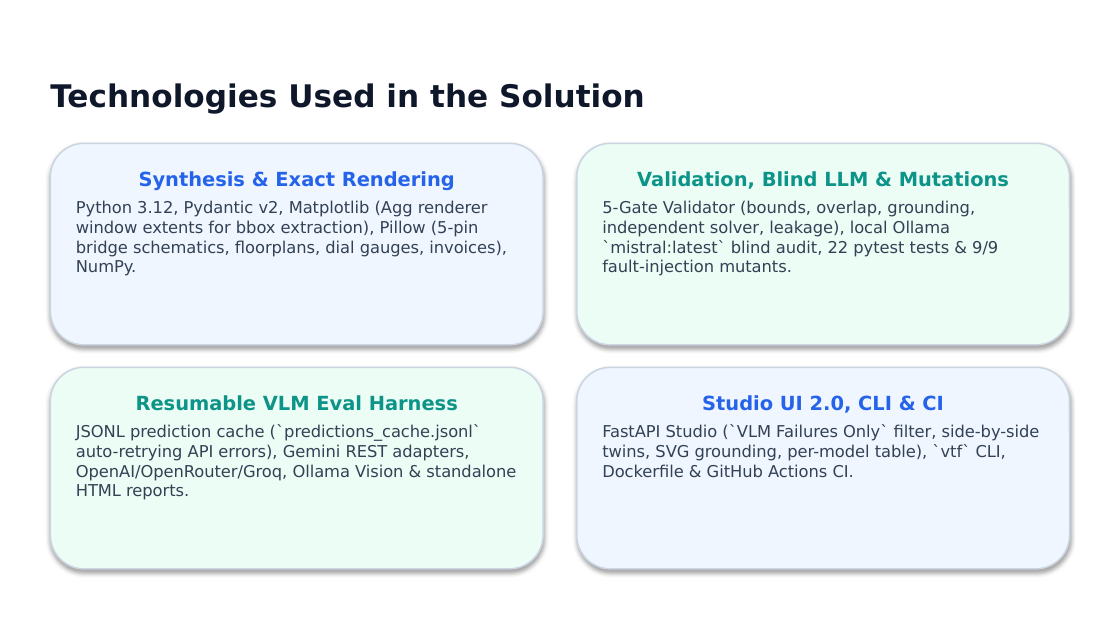
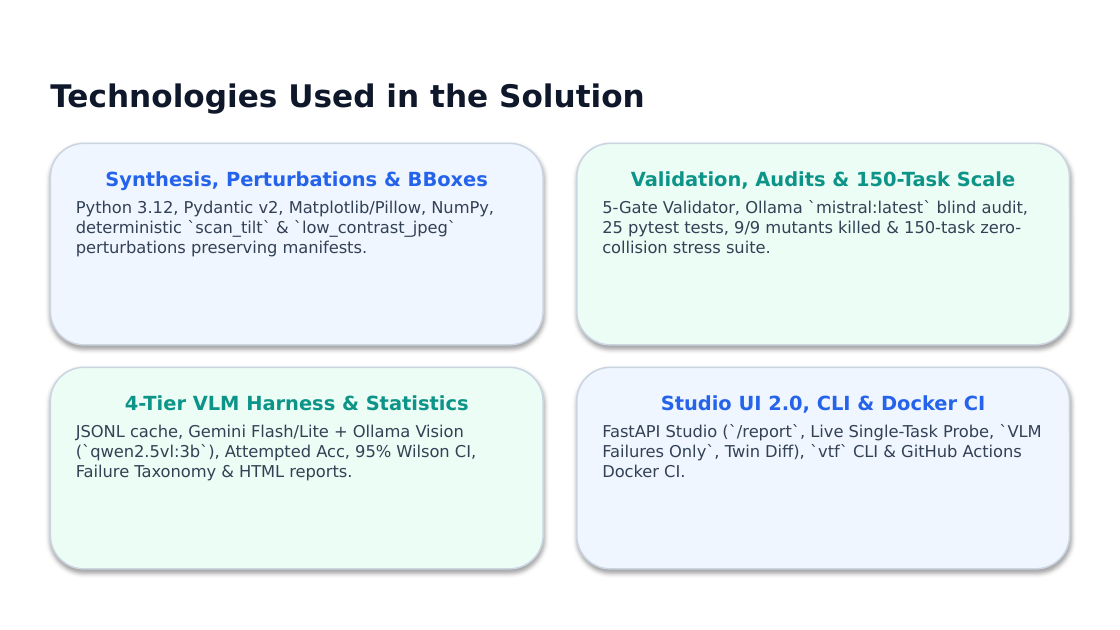
Before and after one commit to anishkarak4-ux/NitroKnight, a slide deck: slide 8 of docs/NitroKnight_Visual_Task_Factory_Submission.pptx. Drawn at 1120x630 pixels with LibreOffice and Linux fonts; fonts in the diff are those of the drawing; background and template pictures are left out. Boxes give left, top, right and bottom in pixels: in the first picture for what was removed or moved away, otherwise in the second. Text is boxed around its words. In the diff, an @@ line names an element or a change of style, - is before the commit and + after.

```diff
--- a/docs/NitroKnight_Visual_Task_Factory_Submission.pptx
+++ b/docs/NitroKnight_Visual_Task_Factory_Submission.pptx
@@ text in rounded rectangle at (76, 171, 494, 257): text changed @@
-Synthesis & Exact Rendering
-Python 3.12, Pydantic v2, Matplotlib (Agg renderer window extents for bbox extraction), Pillow (5-pin bridge schematics, floorplans, dial gauges, invoices), NumPy.
+Synthesis, Perturbations & BBoxes
+Python 3.12, Pydantic v2, Matplotlib/Pillow, NumPy, deterministic `scan_tilt` & `low_contrast_jpeg` perturbations preserving manifests.
@@ text in rounded rectangle at (602, 171, 1029, 253): text changed @@
-Validation, Blind LLM & Mutations
-5-Gate Validator (bounds, overlap, grounding, independent solver, leakage), local Ollama `mistral:latest` blind audit, 22 pytest tests & 9/9 fault-injection mutants.
+Validation, Audits & 150-Task Scale
+5-Gate Validator, Ollama `mistral:latest` blind audit, 25 pytest tests, 9/9 mutants killed & 150-task zero-collision stress suite.
@@ text in rounded rectangle at (76, 395, 476, 481): text changed @@
-Resumable VLM Eval Harness
-JSONL prediction cache (`predictions_cache.jsonl` auto-retrying API errors), Gemini REST adapters, OpenAI/OpenRouter/Groq, Ollama Vision & standalone HTML reports.
+4-Tier VLM Harness & Statistics
+JSONL cache, Gemini Flash/Lite + Ollama Vision (`qwen2.5vl:3b`), Attempted Acc, 95% Wilson CI, Failure Taxonomy & HTML reports.
@@ text in rounded rectangle at (602, 395, 1041, 477): text changed @@
-Studio UI 2.0, CLI & CI
-FastAPI Studio (`VLM Failures Only` filter, side-by-side twins, SVG grounding, per-model table), `vtf` CLI, Dockerfile & GitHub Actions CI.
+Studio UI 2.0, CLI & Docker CI
+FastAPI Studio (`/report`, Live Single-Task Probe, `VLM Failures Only`, Twin Diff), `vtf` CLI & GitHub Actions Docker CI.
```
Also in this commit, not shown: 5 other slides changed, 1 slide added, 1 slide removed, 30 other files.
